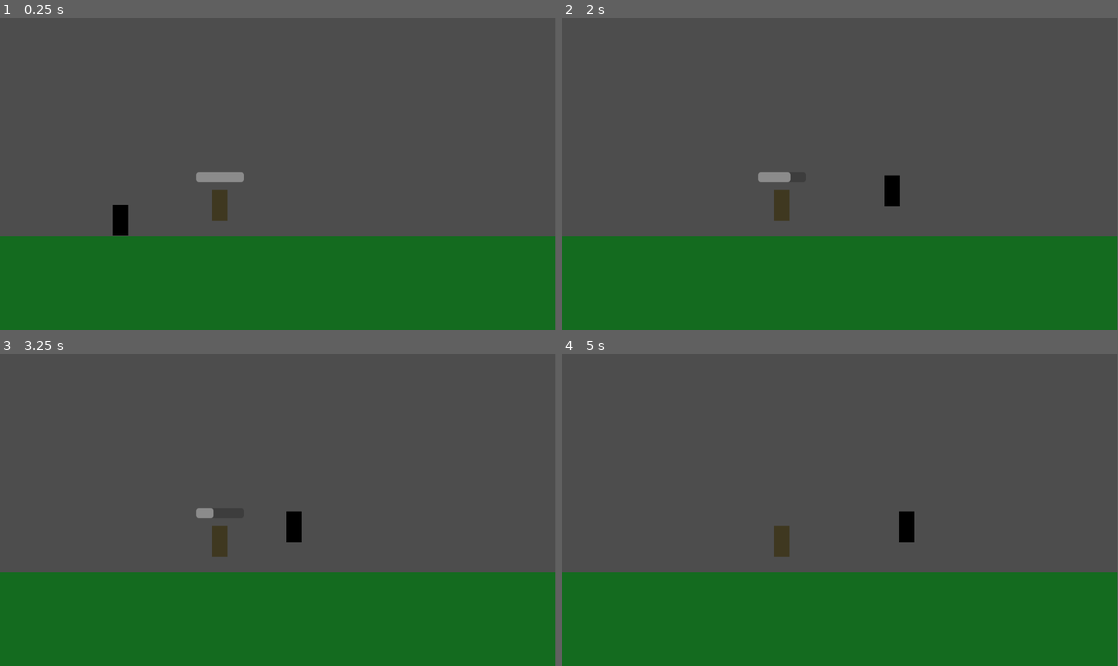
Above: before the commit, frames 1-4 (two rows, left to right).
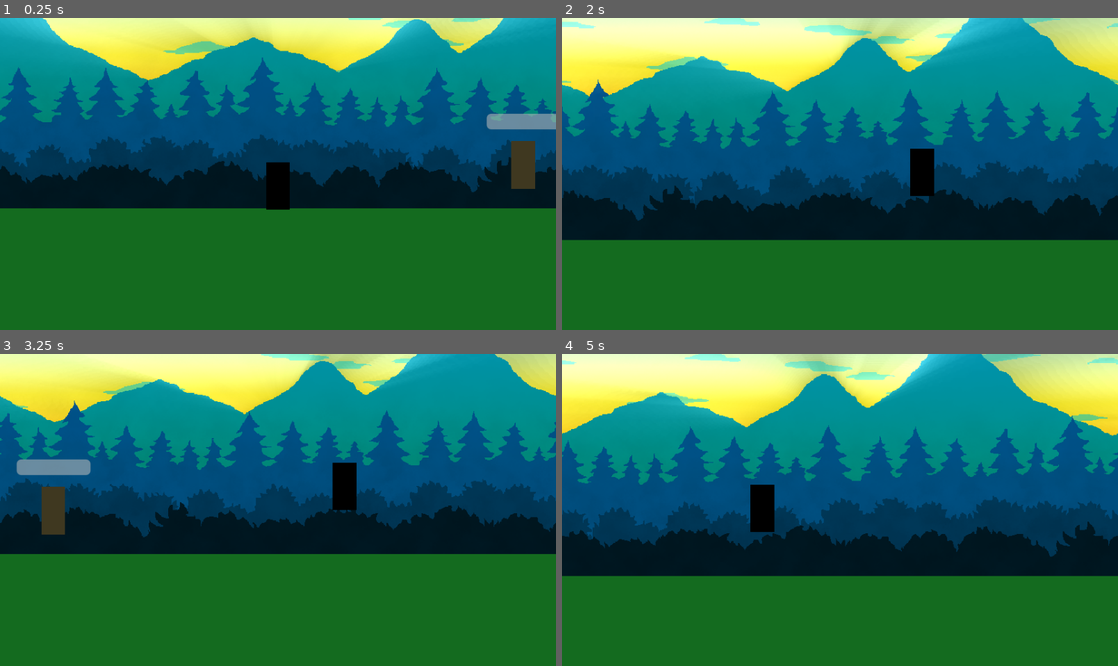
Above: after the commit, the same moments.

Repository: terriblepanic/first-game
Game: Godot game, scene res://scenes/Main.tscn
The game is run twice, just before and just after one commit, with the same random seed, the same clock (stepped at 60 frames per second) and the same inputs.
Inputs (mouse positions are in pixels of both pictures, inside the frame that each line leads up to):
- Up to frame 1 (0.25 s): no input
- Up to frame 2 (2 s): move the mouse to (962, 158) at 0.52 s; hold D (move_right) from 0.53 s (still down); click (962, 158) at 0.6 s; tap Space (jump) at 0.77, 1.52 s; move the mouse to (728, 189) at 1.27 s; click (728, 189) at 1.35 s
- Up to frame 3 (3.25 s): move the mouse to (333, 441) at 2.02 s; release D (move_right) at 2.03 s; hold A (move_left) 2.03-2.78 s; click (333, 441) at 2.1 s; move the mouse to (250, 572) at 2.77 s; hold D (move_right) from 2.78 s (still down); click (250, 572) at 2.85 s; tap Space (jump) at 3.02 s
- Up to frame 4 (5 s): move the mouse to (1006, 556) at 3.52 s; click (1006, 556) at 3.6 s; tap Space (jump) at 3.77, 4.52 s; move the mouse to (673, 463) at 4.27 s; release D (move_right) at 4.28 s; hold A (move_left) from 4.28 s (still down); click (673, 463) at 4.35 s
In our replay, the window is 799x449 before the commit and 800x449 after it. These sizes can differ from the game's own. Grey fills any space a smaller window leaves; there, only what the larger window draws over its background counts as a difference.

The runs differ from the first frame. In frame 1, 70% of the frame differs, in the area x 0-100%, y 0-70%; in frame 2, 71%, in the area x 0-100%, y 0-72%; in frame 3, 70%; in frame 4, 71%.

Commit message:
Many updates., like bg, shaders and fog

Diff:
--- a/icon.svg
+++ /dev/null
@@ -1 +0,0 @@
-<svg xmlns="http://www.w3.org/2000/svg" width="128" height="128"><rect width="124" height="124" x="2" y="2" fill="#363d52" stroke="#212532" stroke-width="4" rx="14"/><g fill="#fff" transform="translate(12.322 12.322)scale(.101)"><path d="M105 673v33q407 354 814 0v-33z"/><path fill="#478cbf" d="m105 673 152 14q12 1 15 14l4 67 132 10 8-61q2-11 15-15h162q13 4 15 15l8 61 132-10 4-67q3-13 15-14l152-14V427q30-39 56-81-35-59-83-108-43 20-82 47-40-37-88-64 7-51 8-102-59-28-123-42-26 43-46 89-49-7-98 0-20-46-46-89-64 14-123 42 1 51 8 102-48 27-88 64-39-27-82-47-48 49-83 108 26 42 56 81zm0 33v39c0 276 813 276 814 0v-39l-134 12-5 69q-2 10-14 13l-162 11q-12 0-16-11l-10-65H446l-10 65q-4 11-16 11l-162-11q-12-3-14-13l-5-69z"/><path d="M483 600c0 34 58 34 58 0v-86c0-34-58-34-58 0z"/><circle cx="725" cy="526" r="90"/><circle cx="299" cy="526" r="90"/></g><g fill="#414042" transform="translate(12.322 12.322)scale(.101)"><circle cx="307" cy="532" r="60"/><circle cx="717" cy="532" r="60"/></g></svg>
--- a/project.godot
+++ b/project.godot
@@ -13,7 +13,15 @@
 config/name="first_game"
 run/main_scene="res://scenes/Main.tscn"
 config/features=PackedStringArray("4.4", "Forward Plus")
-config/icon="res://icon.svg"
+run/max_fps=60
+
+[display]
+
+window/size/viewport_width=746
+window/size/viewport_height=419
+window/size/window_width_override=1280
+window/size/window_height_override=720
+window/stretch/mode="canvas_items"
 
 [input]
 
@@ -41,3 +49,10 @@
 "events": [Object(InputEventKey,"resource_local_to_scene":false,"resource_name":"","device":-1,"window_id":0,"alt_press …(191 unchanged characters)…
 ]
 }
+
+[rendering]
+
+textures/canvas_textures/default_texture_filter=0
+textures/default_filters/anisotropic_filtering_level=0
+textures/decals/filter=2
+textures/light_projectors/filter=2
--- a/scenes/Main.tscn
+++ b/scenes/Main.tscn
@@ -1,10 +1,21 @@
-[gd_scene load_steps=6 format=3 uid="uid://citgr4h7kjmw2"]
+[gd_scene load_steps=18 format=3 uid="uid://citgr4h7kjmw2"]
 
 [ext_resource type="PackedScene" uid="uid://dolm0awkrgl7m" path="res://scenes/player.tscn" id="1"]
 [ext_resource type="PackedScene" uid="uid://dkpppp5nyoaox" path="res://scenes/enemy.tscn" id="2"]
+[ext_resource type="Texture2D" uid="uid://dd63kst26r5ds" path="res://assets/parallax_bg/paralax_bg_1_sky.png" id="3_q8u5g"]
+[ext_resource type="Texture2D" uid="uid://bmn82hvqpj7sw" path="res://assets/parallax_bg/paralax_bg_2_smallClouds.png" id="4_lhr70"]
+[ext_resource type="Script" uid="uid://dnjdjvavi217w" path="res://scripts/small_clouds.gd" id="4_wp0k4"]
+[ext_resource type="Texture2D" uid="uid://bet4f50wgjens" path="res://assets/parallax_bg/paralax_bg_3_mountains.png" id="5_wp0k4"]
+[ext_resource type="Texture2D" uid="uid://b12lox3xgffwy" path="res://assets/parallax_bg/paralax_bg_4_bigClouds.png" id="6_bjd11"]
+[ext_resource type="Script" uid="uid://odaxpu7ubwei" path="res://scripts/big_clouds.gd" id="6_lhr70"]
+[ext_resource type="Texture2D" uid="uid://du2iwna3rn7ak" path="res://assets/parallax_bg/paralax_bg_5_forest.png" id="7_qmy6f"]
+[ext_resource type="Texture2D" uid="uid://d05y3myd7kinb" path="res://assets/parallax_bg/paralax_bg_6_farBushes.png" id="8_mwfav"]
+[ext_resource type="Texture2D" uid="uid://bol37tybjqnvr" path="res://assets/parallax_bg/paralax_bg_7_nearBushes.png" id="9_3p2gp"]
+[ext_resource type="PackedScene" uid="uid://jubqgarq03kq" path="res://scenes/fog_layer.tscn" id="12_bjd11"]
+[ext_resource type="Shader" uid="uid://cq0tvmh3a0lof" path="res://shaders/god_rays.gdshader" id="13_qmy6f"]
 
 [sub_resource type="RectangleShape2D" id="RectangleShape2D_elqb8"]
-size = Vector2(1920, 196)
+size = Vector2(5504, 196)
 
 [sub_resource type="Gradient" id="Gradient_rvslj"]
 offsets = PackedFloat32Array(0)
@@ -15,20 +26,147 @@
 width = 1920
 height = 200
 
+[sub_resource type="ShaderMaterial" id="ShaderMaterial_mwfav"]
+shader = ExtResource("13_qmy6f")
+shader_parameter/light_pos = Vector2(0.5, 0.2)
+shader_parameter/decay = 0.95
+shader_parameter/samples = 30
+shader_parameter/weight = 0.5
+shader_parameter/threshold = 0.6
+
 [node name="Main" type="Node"]
 
 [node name="Player" parent="." instance=ExtResource("1")]
-position = Vector2(250, 393)
+position = Vector2(-1, 52)
+speed = 600.0
+metadata/_edit_group_ = true
+
+[node name="Camera2D" type="Camera2D" parent="Player"]
+limit_smoothed = true
+position_smoothing_enabled = true
 
 [node name="Enemy" parent="." instance=ExtResource("2")]
-position = Vector2(456, 389)
+position = Vector2(328, 53)
+
+[node name="ParallaxBackground" type="ParallaxBackground" parent="."]
+
+[node name="Sky" type="ParallaxLayer" parent="ParallaxBackground"]
+position = Vector2(-375, -973)
+motion_scale = Vector2(0.1, 0.4)
+motion_mirroring = Vector2(746, 0)
+metadata/_edit_group_ = true
+
+[node name="Sprite2D" type="Sprite2D" parent="ParallaxBackground/Sky"]
+texture = ExtResource("3_q8u5g")
+centered = false
+
+[node name="SmallClouds" type="ParallaxLayer" parent="ParallaxBackground"]
+position = Vector2(-375, -973)
+motion_scale = Vector2(0.15, 0.5)
+motion_mirroring = Vector2(746, 0)
+script = ExtResource("4_wp0k4")
+metadata/_edit_group_ = true
+
+[node name="Sprite2D" type="Sprite2D" parent="ParallaxBackground/SmallClouds"]
+texture = ExtResource("4_lhr70")
+centered = false
+
+[node name="Mountains" type="ParallaxLayer" parent="ParallaxBackground"]
+position = Vector2(-375, -973)
+motion_scale = Vector2(0.2, 0.6)
+motion_mirroring = Vector2(746, 0)
+metadata/_edit_group_ = true
+
+[node name="Sprite2D" type="Sprite2D" parent="ParallaxBackground/Mountains"]
+texture = ExtResource("5_wp0k4")
+centered = false
+
+[node name="BigClouds" type="ParallaxLayer" parent="ParallaxBackground"]
+position = Vector2(-453, -1183)
+motion_mirroring = Vector2(746, 0)
+script = ExtResource("6_lhr70")
+scroll_speed = Vector2(7, 0)
+metadata/_edit_group_ = true
+
+[node name="Sprite2D" type="Sprite2D" parent="ParallaxBackground/BigClouds"]
+position = Vector2(0, 396)
+scale = Vector2(0.6, 0.6)
+texture = ExtResource("6_bjd11")
+centered = false
+
+[node name="Forest" type="ParallaxLayer" parent="ParallaxBackground"]
+position = Vector2(-375, -973)
+motion_scale = Vector2(0.4, 0.7)
+motion_mirroring = Vector2(746, 0)
+metadata/_edit_group_ = true
+
+[node name="Sprite2D" type="Sprite2D" parent="ParallaxBackground/Forest"]
+texture = ExtResource("7_qmy6f")
+centered = false
+
+[node name="FarBushes" type="ParallaxLayer" parent="ParallaxBackground"]
+position = Vector2(-375, -973)
+motion_scale = Vector2(0.5, 0.8)
+motion_mirroring = Vector2(746, 0)
+metadata/_edit_group_ = true
+
+[node name="Sprite2D" type="Sprite2D" parent="ParallaxBackground/FarBushes"]
+texture = ExtResource("8_mwfav")
+centered = false
+
+[node name="NearBushes" type="ParallaxLayer" parent="ParallaxBackground"]
+position = Vector2(-375, -985)
+motion_scale = Vector2(0.7, 0.9)
+motion_mirroring = Vector2(746, 0)
+metadata/_edit_group_ = true
+
+[node name="Sprite2D" type="Sprite2D" parent="ParallaxBackground/NearBushes"]
+texture = ExtResource("9_3p2gp")
+centered = false
+
+[node name="ParallaxLayer" type="ParallaxLayer" parent="ParallaxBackground"]
+position = Vector2(-375, -296)
+motion_scale = Vector2(0.7, 1)
+motion_mirroring = Vector2(746, 0)
+metadata/_edit_group_ = true
+
+[node name="FogLayer" parent="ParallaxBackground/ParallaxLayer" instance=ExtResource("12_bjd11")]
+texture_filter = 1
+texture_repeat = 3
+
+[node name="ParallaxForeground" type="ParallaxBackground" parent="."]
+layer = 1
+
+[node name="BigClouds" type="ParallaxLayer" parent="ParallaxForeground"]
+position = Vector2(-342, -1393)
+motion_mirroring = Vector2(746, 0)
+script = ExtResource("6_lhr70")
+metadata/_edit_group_ = true
+
+[node name="Sprite2D" type="Sprite2D" parent="ParallaxForeground/BigClouds"]
+texture = ExtResource("6_bjd11")
+centered = false
 
 [node name="testing_floor" type="StaticBody2D" parent="."]
+z_index = -1
+position = Vector2(-1, 211)
+metadata/_edit_group_ = true
 
 [node name="CollisionShape2D" type="CollisionShape2D" parent="testing_floor"]
-position = Vector2(580, 550)
+position = Vector2(234, 0)
 shape = SubResource("RectangleShape2D_elqb8")
 
 [node name="Sprite2D" type="Sprite2D" parent="testing_floor"]
-position = Vector2(582, 553)
+position = Vector2(237, 0)
+scale = Vector2(2.85313, 1)
 texture = SubResource("GradientTexture2D_0bbpv")
+
+[node name="CanvasLayer" type="CanvasLayer" parent="."]
+
+[node name="ColorRect" type="ColorRect" parent="CanvasLayer"]
+material = SubResource("ShaderMaterial_mwfav")
+anchors_preset = 15
+anchor_right = 1.0
+anchor_bottom = 1.0
+grow_horizontal = 2
+grow_vertical = 2
--- /dev/null
+++ b/scenes/fog_layer.tscn
@@ -0,0 +1,39 @@
+[gd_scene load_steps=6 format=3 uid="uid://jubqgarq03kq"]
+
+[ext_resource type="Shader" uid="uid://cq8dchu7lve2w" path="res://shaders/fog_2d.gdshader" id="1_iab3x"]
+
+[sub_resource type="ShaderMaterial" id="ShaderMaterial_yi30s"]
+shader = ExtResource("1_iab3x")
+shader_parameter/scroll_speed = Vector2(0.1, 0)
+shader_parameter/fog_strength = 0.2
+shader_parameter/time_scale = 0.2
+
+[sub_resource type="Gradient" id="Gradient_2k633"]
+offsets = PackedFloat32Array(0.24026, 1)
+colors = PackedColorArray(1.20327e-08, 0, 0.3219, 1, 1, 1, 1, 0)
+
+[sub_resource type="FastNoiseLite" id="FastNoiseLite_6p8ea"]
+fractal_weighted_strength = 1.0
+domain_warp_enabled = true
+domain_warp_type = 2
+domain_warp_fractal_type = 2
+
+[sub_resource type="NoiseTexture2D" id="NoiseTexture2D_hmtuf"]
+width = 746
+height = 419
+invert = true
+seamless = true
+seamless_blend_skirt = 0.46
+normalize = false
+color_ramp = SubResource("Gradient_2k633")
+noise = SubResource("FastNoiseLite_6p8ea")
+
+[node name="FogLayer" type="Node2D"]
+
+[node name="FogSprite" type="Sprite2D" parent="."]
+texture_filter = 1
+texture_repeat = 2
+material = SubResource("ShaderMaterial_yi30s")
+texture = SubResource("NoiseTexture2D_hmtuf")
+centered = false
+region_rect = Rect2(0, 0, 746, 419)
--- a/scenes/player.tscn
+++ b/scenes/player.tscn
@@ -42,6 +42,7 @@
 radial_accel_min = -30.0
 radial_accel_max = 30.0
 scale_min = 0.0
+scale_max = 6.75
 color = Color(1, 0.847059, 0.870588, 1)
 color_ramp = SubResource("GradientTexture1D_qhqgy")
 hue_variation_min = -0.2
--- /dev/null
+++ b/scripts/big_clouds.gd
@@ -0,0 +1,6 @@
+extends ParallaxLayer
+
+@export var scroll_speed := Vector2(10, 0)
+
+func _process(delta: float) -> void:
+	motion_offset.x += delta * scroll_speed.x
--- /dev/null
+++ b/scripts/canvas_layer.gd
@@ -0,0 +1,27 @@
+extends CanvasLayer
+
+@onready var mat: ShaderMaterial = $ColorRect.material
+@onready var cam: Camera2D       = get_viewport().get_camera_2d()
+
+func _process(_delta: float) -> void:
+	if cam == null:
+		return
+
+	# 1) Определяем, где «солнце» в мире
+	var sun_world_pos: Vector2 = Vector2(100, 200)  # поставь сюда свою точку, например Vector2(100, 200)
+
+	# 2) Получаем размер видимой области в пикселях
+	var view_size: Vector2 = get_viewport().get_visible_rect().size
+
+	# 3) Вычисляем смещение от центра камеры (в пикселях)
+	#    cam.global_position — это координаты центра экрана в мировых единицах
+	var cam_offset: Vector2 = (sun_world_pos - cam.global_position) + (view_size * 0.5)
+
+	# 4) Получаем UV [0..1] = делим на размер экрана
+	var sun_screen: Vector2 = Vector2(
+		cam_offset.x / view_size.x,
+		cam_offset.y / view_size.y
+	)
+
+	# 5) Передаём в шейдер
+	mat.set_shader_parameter("light_pos_screen", sun_screen)
--- /dev/null
+++ b/scripts/small_clouds.gd
@@ -0,0 +1,6 @@
+extends ParallaxLayer
+
+@export var scroll_speed := Vector2(5, 0)
+
+func _process(delta: float) -> void:
+	motion_offset.x += delta * scroll_speed.x
--- /dev/null
+++ b/shaders/fog_2d.gdshader
@@ -0,0 +1,20 @@
+shader_type canvas_item;
+
+uniform vec2 scroll_speed = vec2(0.1, 0.0);
+uniform float fog_strength = 0.5;
+uniform float time_scale = 0.2;
+
+// TIME — встроенный в canvas_item
+void fragment() {
+    // 1) движение шума
+	vec2 uv = -UV * 2.0 + scroll_speed * (TIME * time_scale);
+    float noise_value = texture(TEXTURE, uv).r;
+    float base_alpha    = fog_strength * (1.0 - noise_value);
+
+    // 2) маска по высоте: снизу (y→1) полная сила, кверху (y→0) → 0
+    //    параметров smoothstep можно подбирать
+    float height_mask = smoothstep(0.3, 1.0, UV.y);
+
+    float alpha = base_alpha * height_mask;
+    COLOR = vec4(0.0, 0.0, 0.0, alpha);
+}
--- /dev/null
+++ b/shaders/god_rays.gdshader
@@ -0,0 +1,34 @@
+shader_type canvas_item;
+render_mode skip_vertex_transform, unshaded;
+
+// убрали blend_add!
+
+uniform sampler2D screen_tex  : hint_screen_texture;
+uniform vec2      light_pos   = vec2(0.5, 0.2);
+uniform float     decay       = 0.95;
+uniform int       samples     = 64;
+uniform float     weight      = 0.005;
+uniform float     threshold   = 0.1;
+
+void fragment() {
+    vec2 uv   = SCREEN_UV;
+    vec2 dir  = (light_pos - uv) / float(samples);
+
+    float decay_acc = 1.0;
+    vec2 coord     = uv;
+    float sum      = 0.0;
+
+    for (int i = 0; i < samples; i++) {
+        coord += dir;
+        float b = dot(texture(screen_tex, coord).rgb, vec3(0.333));
+        float occ = smoothstep(threshold, threshold*2.0, b);
+        sum += occ * decay_acc * weight;
+        decay_acc *= decay;
+    }
+
+    vec3 scene = texture(screen_tex, uv).rgb;
+    vec3 rays  = vec3(sum);
+    // вот единственное место, где мы миксуем
+    vec3 final = scene + rays;
+    COLOR = vec4(final, 1.0);
+}
Binary file added: assets/parallax_bg/paralax_bg_1_sky.png
Not shown, added: assets/parallax_bg/paralax_bg_1_sky.png.import
Binary file added: assets/parallax_bg/paralax_bg_2_smallClouds.png
Not shown, added: assets/parallax_bg/paralax_bg_2_smallClouds.png.import
Binary file added: assets/parallax_bg/paralax_bg_3_mountains.png
Not shown, added: assets/parallax_bg/paralax_bg_3_mountains.png.import
Binary file added: assets/parallax_bg/paralax_bg_4_bigClouds.png
Not shown, added: assets/parallax_bg/paralax_bg_4_bigClouds.png.import
Binary file added: assets/parallax_bg/paralax_bg_5_forest.png
Not shown, added: assets/parallax_bg/paralax_bg_5_forest.png.import
Binary file added: assets/parallax_bg/paralax_bg_6_farBushes.png
Not shown, added: assets/parallax_bg/paralax_bg_6_farBushes.png.import
(and 23 more such lines)
